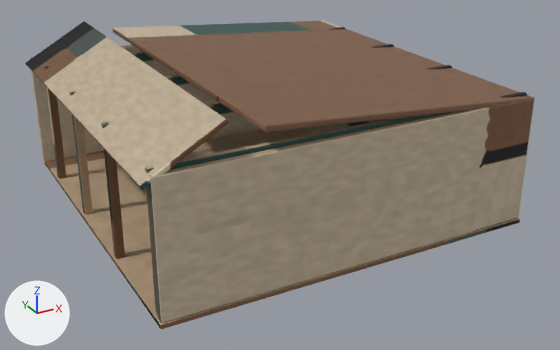
Renders of the glTF model public/room-art/compaii-atelier/gallery-sealed.glb from each side of a commit.
The view is the same before and after, from a 50 mm camera at (-10.97, -21.14, 11.0) aimed at (0.17, -0.88, 0.87). The lights are fixed; the arrows at lower left show +X, +Y and +Z. The picture after the commit comes second. Vertices at exactly the same position are counted once.

Objects in the first picture: 'VIS · Collection gallery'.
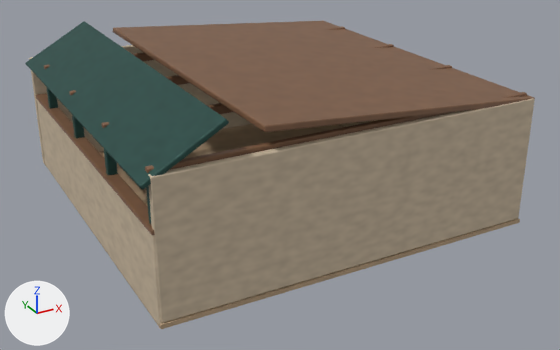
The edits, one by one:
me_cube_158 is used by ob_vis___collection_gallery; location (0.0, 0.0, 0.0).
me_cube_158 had 2876 vertices, 5640 faces and spanned x -6.11..5.92, y -5.89..6.06, z -0.03..5.03.
me_cube_158 now has 3260 vertices, 6392 faces and spans x -6.11..5.92, y -5.89..6.06, z -0.03..5.03.
me_cube_158 part 1: a new loose piece of 96 vertices spanning x -5.89..-5.68, y -5.82..5.82, z 0.0..2.56, in mat_ivory_limewash.
me_cube_158 part 2: a new loose piece of 96 vertices spanning x -5.92..-5.54, y -5.83..5.83, z 2.52..2.65, in mat_dark_oiled_oak.
me_cube_158 part 3: 5494 kept faces spanning x -6.11..5.92, y -5.89..6.06, z -0.03..5.03 get new texture (UV) coordinates.
Other edits to the shape of me_cube_158 do not show in these pictures.

Location of each change, [x1, y1, x2, y2] in pixels of the pictures (560 x 350 px):
part 1 of me_cube_158, added (beige)
    after: [37, 100, 161, 325]
part 2 of me_cube_158, added
    after: [35, 93, 155, 235]
part 3 of me_cube_158, surface changed
    both: [25, 21, 535, 329]
